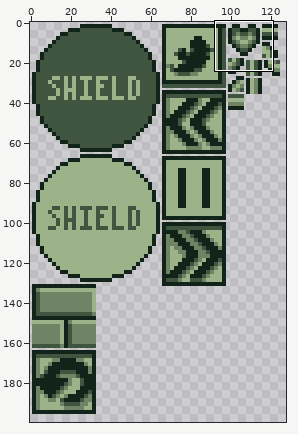
Two states of a sprite sheet, toritoma/Resources/Image/Control-ipad.png. Above: a wide view before the commit, with the close-up outlined.
Close-up. As it was:
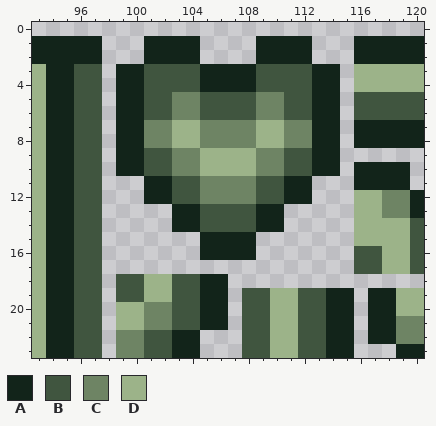
The file is 256x512 pixels, drawn in blocks of 2x2; one block is one cell here. Shown: x 93..120, y 0..23. The wide view leaves out empty margins.
Palette (. is transparent): A #12241a  B #40553f  C #6e8464  D #9cb389
Pixels before, first column x 93:
 1 AAAAA...AAAA....AAAA...AAAAA
 2 AAAAA...AAAA....AAAA...AAAAA
 3 DAABB.AABBBBAAAABBBBAA.DDDDD
 4 DAABB.AABBBBAAAABBBBAA.DDDDD
 5 DAABB.AABBCCBBBBCCBBAA.BBBBB
 6 DAABB.AABBCCBBBBCCBBAA.BBBBB
 7 DAABB.AACCDDCCCCDDCCAA.AAAAA
 8 DAABB.AACCDDCCCCDDCCAA.AAAAA
 9 DAABB.AABBCCDDDDCCBBAA......
10 DAABB.AABBCCDDDDCCBBAA.AAAA.
11 DAABB...AABBCCCCBBAA...AAAA.
12 DAABB...AABBCCCCBBAA...DDCCA
13 DAABB.....AABBBBAA.....DDCCA
14 DAABB.....AABBBBAA.....DDDDB
15 DAABB.......AAAA.......DDDDB
16 DAABB.......AAAA.......BBDDB
17 DAABB..................BBDDB
18 DAABB.BBDDBBAA..............
19 DAABB.BBDDBBAA.BBDDBBAA.AADD
20 DAABB.DDCCBBAA.BBDDBBAA.AADD
21 DAABB.DDCCBBAA.BBDDBBAA.AACC
22 DAABB.CCBBAA...BBDDBBAA.AACC
23 DAABB.CCBBAA...BBDDBBAA...AA
The same view after the edit:
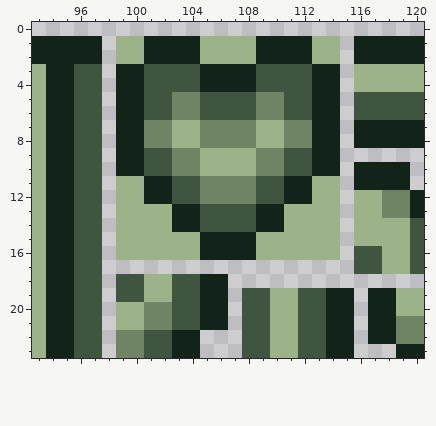
Diff:
{"y":1,"x":99,"old":"..","new":"DD"}
{"y":1,"x":105,"old":"....","new":"DDDD"}
{"y":1,"x":113,"old":"..","new":"DD"}
{"y":2,"x":99,"old":"..","new":"DD"}
{"y":2,"x":105,"old":"....","new":"DDDD"}
{"y":2,"x":113,"old":"..","new":"DD"}
{"y":11,"x":99,"old":"..","new":"DD"}
{"y":11,"x":113,"old":"..","new":"DD"}
{"y":12,"x":99,"old":"..","new":"DD"}
{"y":12,"x":113,"old":"..","new":"DD"}
{"y":13,"x":99,"old":"....","new":"DDDD"}
{"y":13,"x":111,"old":"....","new":"DDDD"}
{"y":14,"x":99,"old":"....","new":"DDDD"}
{"y":14,"x":111,"old":"....","new":"DDDD"}
{"y":15,"x":99,"old":"......","new":"DDDDDD"}
{"y":15,"x":109,"old":"......","new":"DDDDDD"}
{"y":16,"x":99,"old":"......","new":"DDDDDD"}
{"y":16,"x":109,"old":"......","new":"DDDDDD"}
{"label":"added","picture_box":[116,36,144,64]}
{"label":"added","picture_box":[200,36,340,64]}
{"label":"added","picture_box":[116,176,200,260]}
{"label":"added","picture_box":[256,176,340,260]}
